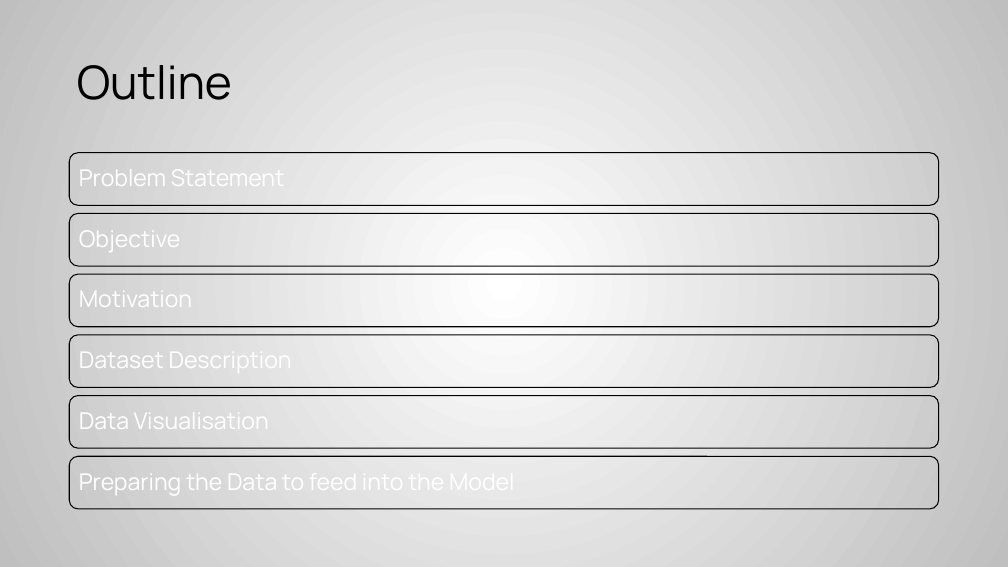
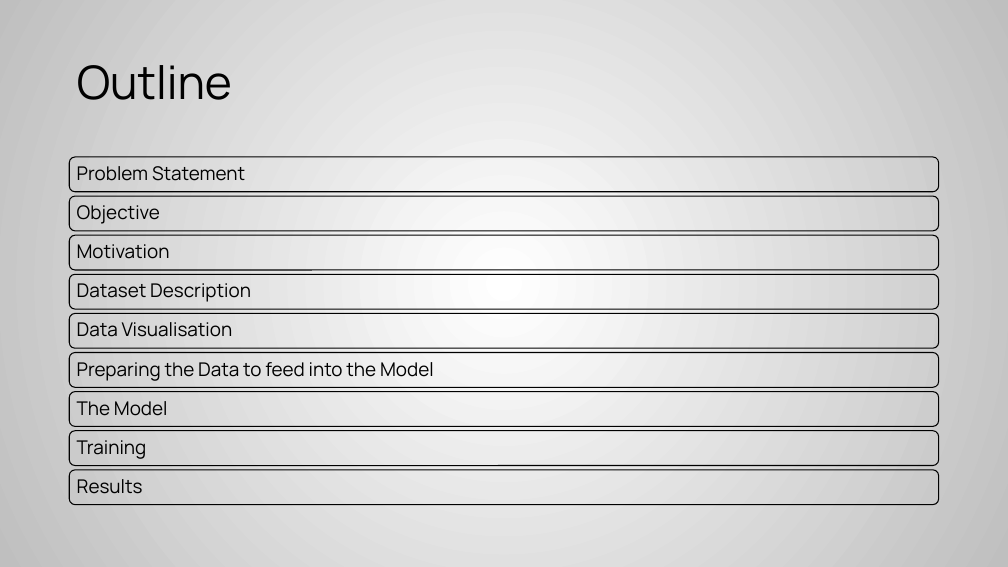
Before and after one commit to harshitgupta5/Chest-Pneumonia-Detection, a slide deck: slide 2 of Project/Chest Pneumonia Detection 4.pptx. Drawn at 1008x567 pixels with LibreOffice and Linux fonts; fonts in the diff are those of the drawing. Boxes give left, top, right and bottom in pixels: in the first picture for what was removed or moved away, otherwise in the second. Text is boxed around its words. In the diff, an @@ line names an element or a change of style, - is before the commit and + after.

Commit message:
Outline Updated

```diff
--- a/Project/Chest Pneumonia Detection 4.pptx
+++ b/Project/Chest Pneumonia Detection 4.pptx
@@ rounded rectangle: place and size @@
-rounded rectangle at bbox=[70, 153, 939, 206]
+rounded rectangle at bbox=[70, 157, 939, 192]
@@ text "Objective": place and size @@
-text "Objective" at bbox=[79, 223, 181, 255]
+text "Objective" at bbox=[77, 205, 160, 224]
@@ rounded rectangle: place and size @@
-rounded rectangle at bbox=[70, 213, 939, 266]
+rounded rectangle at bbox=[70, 235, 939, 270]
@@ text "Motivation": place and size @@
-text "Motivation" at bbox=[79, 283, 192, 315]
+text "Motivation" at bbox=[77, 244, 170, 259]
@@ rounded rectangle: place and size @@
-rounded rectangle at bbox=[70, 274, 939, 327]
+rounded rectangle at bbox=[70, 274, 939, 309]
@@ text "Dataset Description": place and size @@
-text "Dataset Description" at bbox=[79, 344, 292, 376]
+text "Dataset Description" at bbox=[77, 283, 251, 302]
@@ text "Data Visualisation": place and size @@
-text "Data Visualisation" at bbox=[79, 405, 269, 437]
+text "Data Visualisation" at bbox=[77, 322, 233, 337]
@@ rounded rectangle: place and size @@
-rounded rectangle at bbox=[70, 335, 939, 388]
+rounded rectangle at bbox=[70, 352, 939, 387]
@@ size 22 to 18 pt, text colour #FFFFFF to #000000; less space between paragraphs in 6 elements at bbox=[77, 166, 245, 181], bbox=[77, 205, 160, 224], bbox=[77, 244, 170, 259], bbox=[77, 283, 251, 302], bbox=[77, 322, 233, 337], bbox=[77, 362, 434, 381] @@
@@ text "Preparing the Data to feed ...": place and size @@
-text "Preparing the Data to feed ..." at bbox=[79, 465, 277, 497]
+text "Preparing the Data to feed ..." at bbox=[77, 362, 434, 381]
@@ rounded rectangle: place and size @@
-rounded rectangle at bbox=[70, 395, 939, 448]
+rounded rectangle at bbox=[70, 392, 939, 426]
@@ rounded rectangle: place and size @@
-rounded rectangle at bbox=[70, 457, 939, 510]
+rounded rectangle at bbox=[70, 470, 939, 504]
@@ group added at bbox=[70, 196, 939, 494]: 3 rounded rectangles, 3 texts @@
+The Model
+Training
+Results
```
